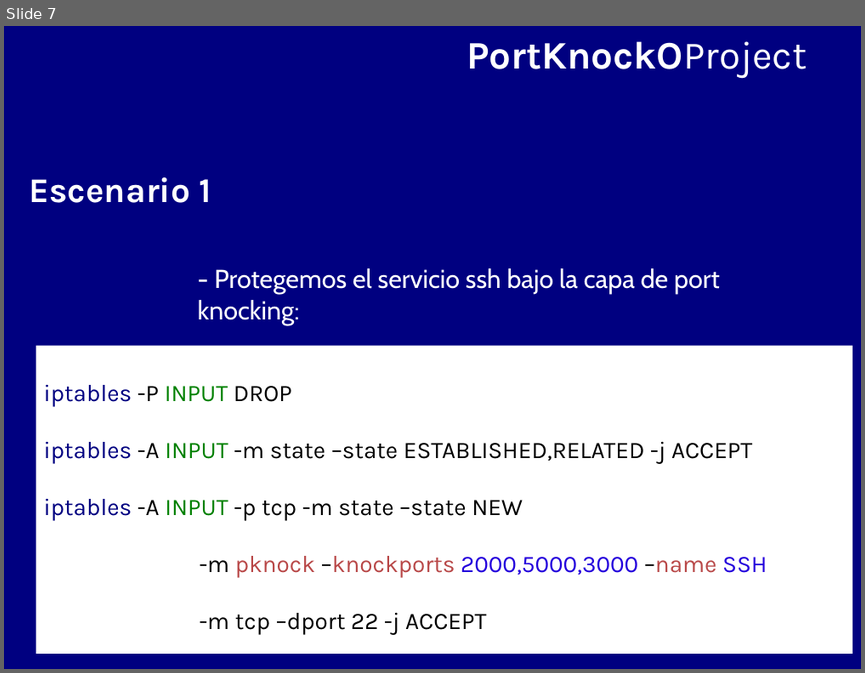
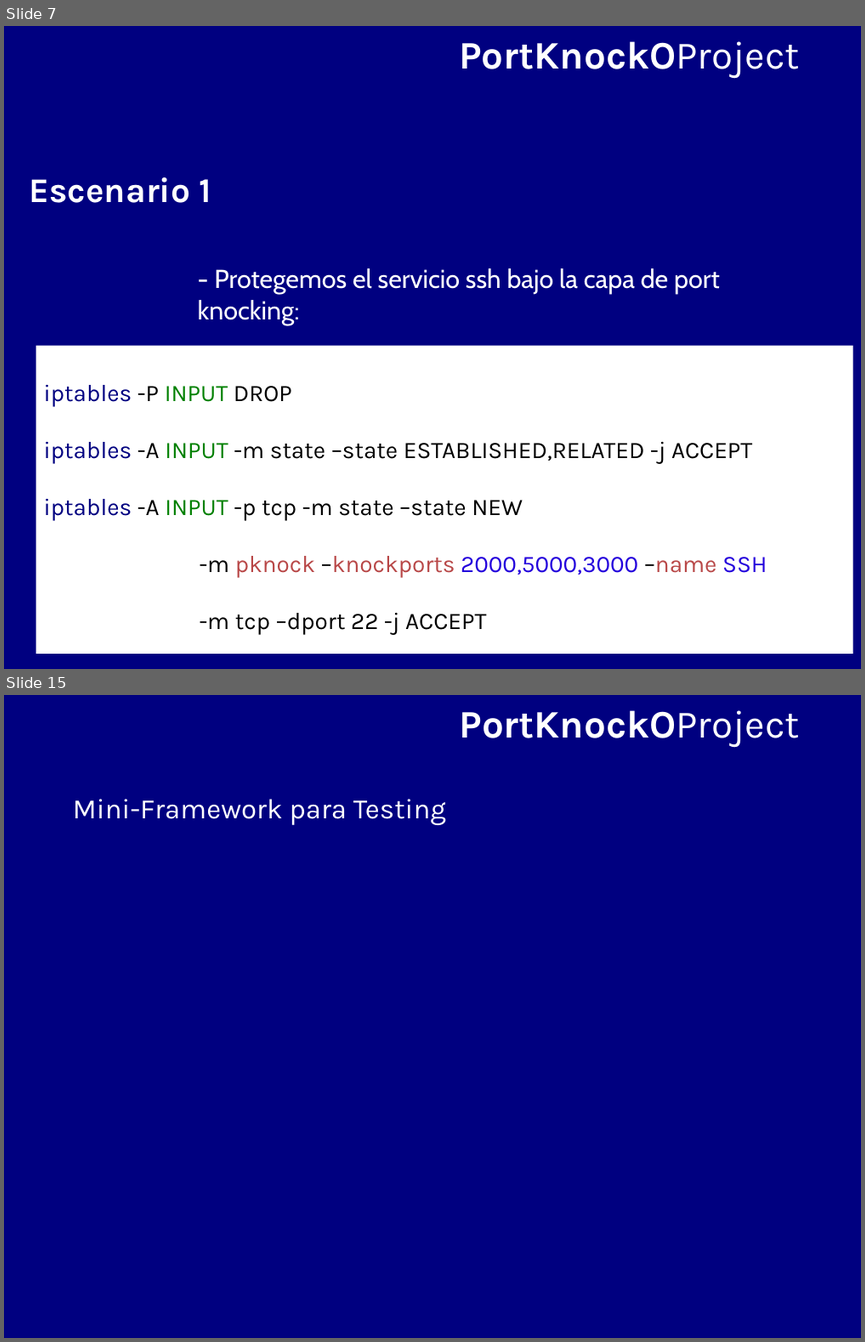
Before and after one commit to BackupTheBerlios/portknocko-svn, a slide deck: trunk/jornadas/jornadas.odp. Shown one above the other, each under a label of ours: slide 7 before the commit, slides 7 and 15 after it; the slides between them are not shown. The pictures are 865x673 and 865x1342 pixels, drawn with LibreOffice and Linux fonts; fonts in the diff are those of the drawing. Boxes give left, top, right and bottom in pixels: in the first picture for what was removed or moved away, otherwise in the second. Text is boxed around its words. In the diff, an @@ line names an element or a change of style, - is before the commit and + after.

```diff
--- a/trunk/jornadas/jornadas.odp
+++ b/trunk/jornadas/jornadas.odp
@@ slide 15 added at bbox=[4, 695, 861, 1338], background #000080 @@
@@ text added at bbox=[460, 710, 800, 747], 36 pt, text #FFFFFF, bold @@
+PortKnockOProject
@@ text added at bbox=[73, 799, 446, 825], 26 pt, text #FFFFFF @@
+Mini-Framework para Testing
@@ slide 7 changed as well @@
@@ text "PortKnockOProject": place and size @@
-text "PortKnockOProject" at bbox=[466, 41, 806, 78]
+text "PortKnockOProject" at bbox=[459, 41, 799, 78]
```
Also in this commit, not shown: 6 other slides changed, 7 other slides added, 1 other file.
